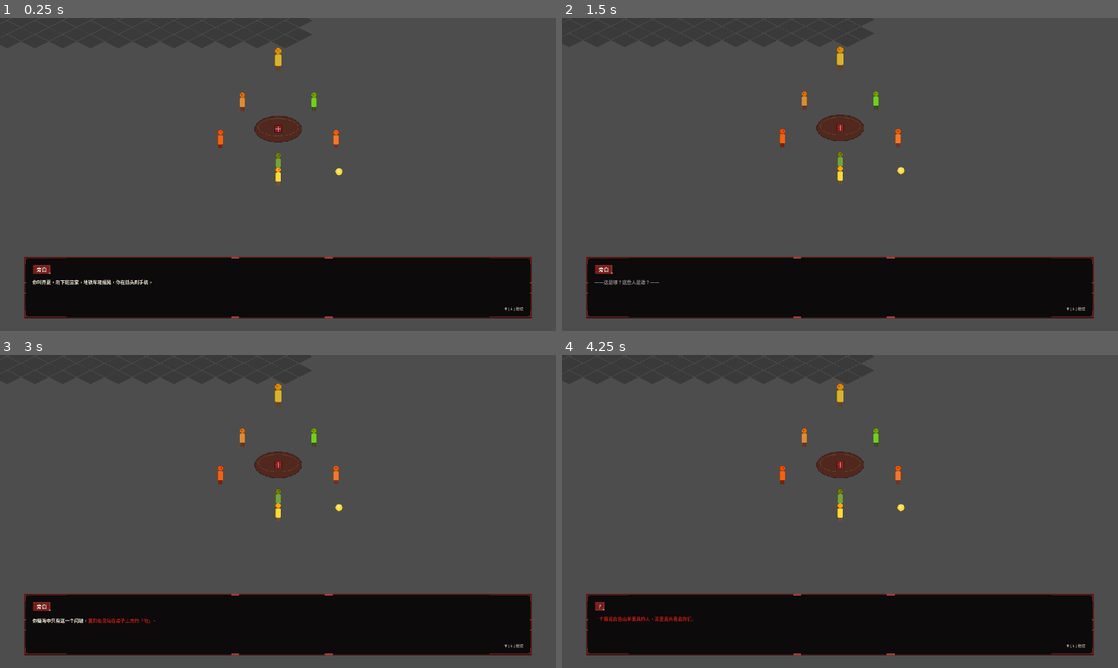
Above: before the commit, frames 1-4 (two rows, left to right).
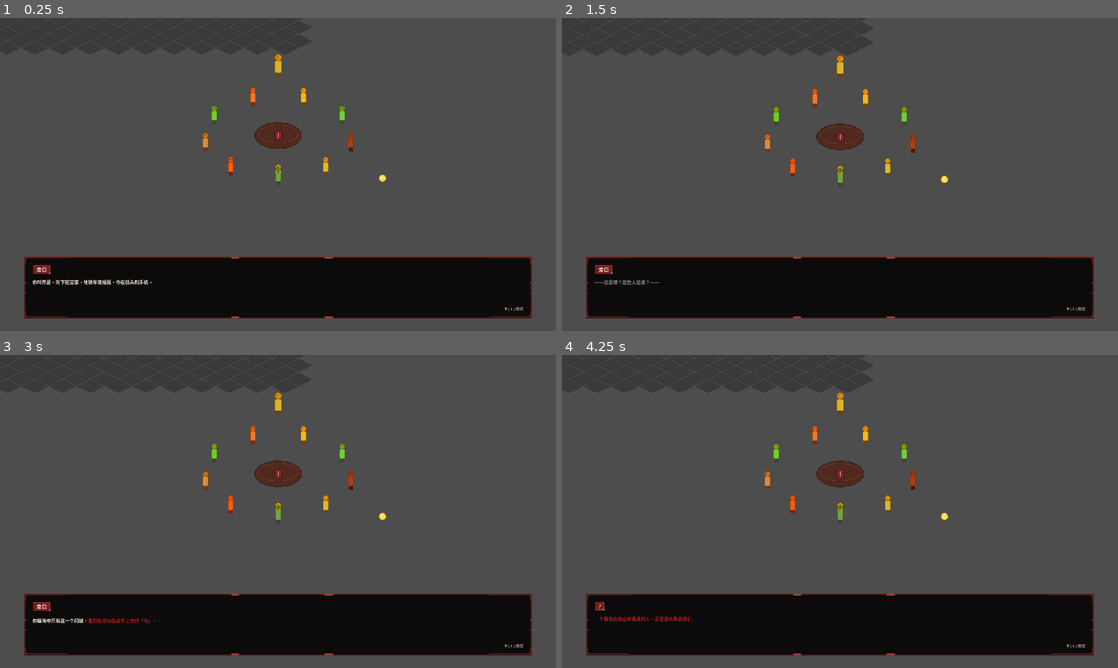
Above: after the commit, the same moments.

Repository: duancang8-ui/My-Game
Game: Godot game, scene res://src/scenes/world/interview_room.tscn
The game is run twice, just before and just after one commit, with the same random seed, the same clock (stepped at 60 frames per second) and the same inputs.
Inputs (mouse positions are in pixels of both pictures, inside the frame that each line leads up to):
- Up to frame 1 (0.25 s): no input
- Up to frame 2 (1.5 s): tap Enter at 0.5 s; move the mouse to (962, 158) at 0.52 s; hold D (move_right) 0.53-1.25 s; hold E (interact) 0.53-1.25 s; click (962, 158) at 0.67 s; tap Space at 1.25 s; drag from (728, 190) to (840, 165) at 1.27 s
- Up to frame 3 (3 s): tap Enter at 2 s; move the mouse to (333, 442) at 2.02 s; hold D (move_right) 2.03-2.75 s; tap Alt at 2.1 s; tap Space at 2.75 s; drag from (250, 574) to (222, 480) at 2.77 s
- Up to frame 4 (4.25 s): tap Enter at 3.5 s; move the mouse to (1006, 558) at 3.52 s; hold A (move_left) from 3.53 s (still down); hold E (interact) from 3.53 s (still down)

The runs differ from the first frame. In frame 1, 1.4% of the frame differs, in the area x 0-70%, y 0-54%; in frame 2, 1.5%; in frame 3, 1.5%; in frame 4, 1.5%.

Commit message:
feat(liar_game): P4.5 expand to 9 NPCs + random target + sheep hint system
User feedback: P4 hardcoded林檎 as the liar — let's match the original (10 NPCs).

✅ LiarNpcId: extended from 5 to 9 NPCs (added 韩一墨/章晨泽/赵海博/肖冉)
  - color_name_of() and trait_of() helpers for hint generation
  - random_target() picks from all 9
✅ LiarGameController._ready() randomizes liar_target_id when empty (test can override)
✅ DialogueDatabase: rewrote NPC dialogues to no longer point at lin_qin
  (instead: self-introduction + generic suspicion comments)
✅ Sheep hint system: after rules cutscene, orchestrator picks 1 of 3 hint templates
  pointing at the current random target (color/trait/description) and shows on HUD
✅ LevelHUD.set_sheep_hint(): persistent RichTextLabel row below progress
  (Toast was 2-second fade, would miss critical hint)
✅ Interview room scene: seat_radius 140→170, submit_marker 540→640 to fit 9 NPCs
✅ Tests: 46→48 (2 new for random target)
✅ E2E verification PASS: 9 NPCs spawn, random target valid, HUD tracks 9, all dialogues registered

Co-authored-by: Cursor <cursoragent@cursor.com>

Diff:
--- a/src/scenes/world/interview_room.tscn
+++ b/src/scenes/world/interview_room.tscn
@@ -28,8 +28,8 @@
 ground_layer_path = NodePath("../Ground")
 ysort_path = NodePath("../YSortContainer")
 table_position = Vector2(400, 280)
-seat_radius = 140.0
-submit_marker_position = Vector2(540, 380)
+seat_radius = 170.0
+submit_marker_position = Vector2(640, 380)
 
 [node name="DialogueBox" parent="." instance=ExtResource("3_dlgbox")]
 
@@ -62,7 +62,7 @@
 
 [node name="LevelHUD" type="CanvasLayer" parent="."]
 script = ExtResource("11_hud")
-npc_dialogue_ids = Array[String](["liar_chen_junnan", "liar_qiao_jiajin", "liar_zhang_lijuan", "liar_su_shan", "liar_lin_qin"])
+npc_dialogue_ids = Array[String](["liar_chen_junnan", "liar_qiao_jiajin", "liar_zhang_lijuan", "liar_su_shan", "liar_lin_qin", "liar_han_yimo", "liar_zhang_chenze", "liar_zhao_haibo", "liar_xiao_ran"])
 
 [node name="LiarGameController" type="Node" parent="."]
 script = ExtResource("6_ctrl")
--- a/src/scripts/dialogue/dialogue_database.gd
+++ b/src/scripts/dialogue/dialogue_database.gd
@@ -89,30 +89,52 @@
 # ⚠️ 这些台词是 AI 占位版，等 docs/source/2789.txt.zip 到位后批量替换为 Ch 1~5 原作摘录
 
 func _register_liar_game_dialogues() -> void:
+    # P4.5: NPC 对话改为只做自我介绍 + 一句通用感想（不暗示特定人）
+    # 真正指向靶子的"暗示"由人羊在规则讲完后单独给出（运行时根据随机靶子生成）
     _register_one_liar_npc(
         "liar_chen_junnan", "陈俊南",
         "我叫陈俊南，是个警察。被押来这之前我正在追一个贩毒嫌疑人。",
-        "（盯着林檎看了一会儿）那个女的不太对劲，她回答问题时眼神在飘。"
+        "我做警察十几年了，[color=#b71c1c]这种诡异的房间和山羊面具的家伙，连噩梦里都没见过[/color]。"
     )
     _register_one_liar_npc(
         "liar_qiao_jiajin", "乔家劲",
         "乔家劲，紫荆城混的。在这鬼地方多说一句都是浪费力气。",
-        "[color=#8b8b8b]（沉默了几秒）[/color]……苏闪。他全程在听别人说话，自己什么都没暴露。"
+        "[color=#8b8b8b]（沉默了几秒）[/color]……谁是说谎者？老子哪知道。投票就是了。"
     )
     _register_one_liar_npc(
         "liar_zhang_lijuan", "张丽娟",
         "我叫张丽娟，做技术的。被抓来时我正在公司加班。",
-        "陈警官说话很坦白，但乔先生那种人，[color=#b71c1c]在江湖上撒谎是本能[/color]。"
+        "我看了看每个人……[color=#888]坦白说，我谁都不敢相信[/color]。"
     )
     _register_one_liar_npc(
         "liar_su_shan", "苏闪",
         "苏闪，长沙刑警支队技术员。我刚才在记每个人说话时的微表情。",
-        "陈警官有几处停顿不自然。但林檎……她[color=#b71c1c]给我的感觉完全不像普通人[/color]。"
+        "数据不够。我能告诉你的是：[color=#b71c1c]这里没有人在「表面上」说谎[/color]——也就是说，靶子是被规则指定的。"
     )
     _register_one_liar_npc(
         "liar_lin_qin", "林檎",
         "我叫林檎，心理咨询师。被押来这之前刚做完一个家暴受害人案例。",
-        "[color=#888]（轻轻一笑）[/color]我做的是倾听者的工作，不太适合评价别人是否在说谎呢。"
+        "[color=#888]（轻轻一笑）[/color]我做的是倾听者的工作，不太适合评价别人。\n至于谁是说谎者……[color=#b71c1c]或许人羊说的「规则」本身才是谜底[/color]。"
+    )
+    _register_one_liar_npc(
+        "liar_han_yimo", "韩一墨",
+        "韩一墨。",
+        "[color=#888]……[/color]"
+    )
+    _register_one_liar_npc(
+        "liar_zhang_chenze", "章晨泽",
+        "我是章晨泽，律师。被抓来时我正在准备一个集体诉讼。",
+        "「靶子」是规则指定的概念——这意味着任何人都可能是。[color=#b71c1c]我们其实在玩一个无解的游戏[/color]。"
+    )
+    _register_one_liar_npc(
+        "liar_zhao_haibo", "赵海博",
+        "赵海博，神经外科医生。我对脑科很专业，但对这种「游戏」是外行。",
+        "如果非要我说……[color=#b71c1c]我注意人羊给暗示的时候，他眼神瞟过的方向[/color]。也许那才是关键。"
+    )
+    _register_one_liar_npc(
+        "liar_xiao_ran", "肖冉",
+        "肖冉。我是幼儿园老师。被抓来这之前我在……做一些不太能说的事。",
+        "[color=#888]（她突然停下，目光转向地面）[/color]……每个人都有秘密，不是吗？"
     )
 
 func _register_one_liar_npc(dialogue_id: String, speaker_name: String, intro_text: String, hint_text: String) -> void:
--- a/src/scripts/liar_game/liar_game_controller.gd
+++ b/src/scripts/liar_game/liar_game_controller.gd
@@ -11,7 +11,7 @@
 enum State { PLAYING, SUBMITTED }
 enum Result { NONE, WIN, LOSE }
 
-@export var liar_target_id: String = ""   ## 由场景或 Inspector 设置；空则使用 LiarNpcId.LIAR_ID
+@export var liar_target_id: String = ""   ## 测试可覆盖固定靶子；空则在 _ready 时随机生成
 
 var state: int = State.PLAYING
 var last_result: int = Result.NONE
@@ -19,7 +19,7 @@
 
 func _ready() -> void:
     if liar_target_id == "":
-        liar_target_id = LiarNpcId.LIAR_ID
+        liar_target_id = LiarNpcId.random_target()
 
 func submit_vote(target_id: String) -> void:
     if state == State.SUBMITTED:
--- a/src/scripts/liar_game/liar_game_orchestrator.gd
+++ b/src/scripts/liar_game/liar_game_orchestrator.gd
@@ -84,8 +84,28 @@
 func _enable_gameplay() -> void:
     if _hud != null:
         _hud.visible = true
-    if Toast != null:
-        Toast.show_info("和 5 个人都谈谈，然后到桌前提交答案。")
+    _show_sheep_hint()
+    if Toast != null:
+        Toast.show_info("和 9 个人都谈谈，然后到桌前提交答案。")
+
+func _show_sheep_hint() -> void:
+    # 人羊在规则讲完后，给一句指向真靶子的隐晦暗示
+    # 永久显示在 HUD 副位置（Toast 2 秒会消失，怕玩家错过）
+    var target: String = ""
+    if _ctrl != null:
+        target = _ctrl.liar_target_id
+    if target == "":
+        return
+    var hints: Array = [
+        "[color=#ff9999]（人羊低声说）我的「目光」碰巧停在了穿 [color=#ffd93d]%s[/color] 衣服的那位身上……[/color]" % LiarNpcId.color_name_of(target),
+        "[color=#ff9999]（人羊压低声音）你也许该留意 [color=#ffd93d]%s[/color]。[/color]" % LiarNpcId.trait_of(target),
+        "[color=#ff9999]（人羊不动声色）规则……总会指向最不像「说谎者」的那个人。比如 [color=#ffd93d]%s 衣服的那位[/color]。[/color]" % LiarNpcId.color_name_of(target),
+    ]
+    var rng := RandomNumberGenerator.new()
+    rng.randomize()
+    var hint: String = hints[rng.randi() % hints.size()]
+    if _hud != null and _hud.has_method("set_sheep_hint"):
+        _hud.set_sheep_hint(hint)
 
 func _connect_all_interactables(node: Node) -> void:
     if node is Interactable:
--- a/src/scripts/liar_game/liar_npc_id.gd
+++ b/src/scripts/liar_game/liar_npc_id.gd
@@ -1,16 +1,23 @@
 class_name LiarNpcId
 extends RefCounted
 
-# 「说谎者」关卡的 5 名其他囚徒（不含主理人张强）
-# 占位元数据；对话内容存于 DialogueDatabase；台词为 AI 占位待 P3.5③ 完成后用原作 Ch 1~5 真实摘录批量替换
+# 「说谎者」关卡的 9 名其他囚徒（齐夏 + 9 = 10，符合原作）
+# P4.5 扩展自 P4 的 5 名版本
 
 const CHEN_JUNNAN: String = "chen_junnan"
 const QIAO_JIAJIN: String = "qiao_jiajin"
 const ZHANG_LIJUAN: String = "zhang_lijuan"
 const SU_SHAN: String = "su_shan"
 const LIN_QIN: String = "lin_qin"
+const HAN_YIMO: String = "han_yimo"
+const ZHANG_CHENZE: String = "zhang_chenze"
+const ZHAO_HAIBO: String = "zhao_haibo"
+const XIAO_RAN: String = "xiao_ran"
 
-const ALL: Array = [CHEN_JUNNAN, QIAO_JIAJIN, ZHANG_LIJUAN, SU_SHAN, LIN_QIN]
+const ALL: Array = [
+    CHEN_JUNNAN, QIAO_JIAJIN, ZHANG_LIJUAN, SU_SHAN, LIN_QIN,
+    HAN_YIMO, ZHANG_CHENZE, ZHAO_HAIBO, XIAO_RAN,
+]
 
 const NAMES: Dictionary = {
     CHEN_JUNNAN: "陈俊南",
@@ -18,32 +25,79 @@
     ZHANG_LIJUAN: "张丽娟",
     SU_SHAN: "苏闪",
     LIN_QIN: "林檎",
+    HAN_YIMO: "韩一墨",
+    ZHANG_CHENZE: "章晨泽",
+    ZHAO_HAIBO: "赵海博",
+    XIAO_RAN: "肖冉",
 }
 
-# 用 modulate 颜色区分 5 名占位 sprite
 const COLORS: Dictionary = {
-    CHEN_JUNNAN: Color(0.45, 0.75, 1.0),
-    QIAO_JIAJIN: Color(0.95, 0.45, 0.30),
-    ZHANG_LIJUAN: Color(0.85, 0.65, 0.95),
-    SU_SHAN: Color(0.45, 0.95, 0.55),
-    LIN_QIN: Color(0.95, 0.55, 0.75),
+    CHEN_JUNNAN: Color(0.45, 0.75, 1.0),    ## 蓝
+    QIAO_JIAJIN: Color(0.95, 0.45, 0.30),   ## 橙
+    ZHANG_LIJUAN: Color(0.85, 0.65, 0.95),  ## 紫
+    SU_SHAN: Color(0.45, 0.95, 0.55),       ## 绿
+    LIN_QIN: Color(0.95, 0.55, 0.75),       ## 粉
+    HAN_YIMO: Color(0.95, 0.85, 0.30),      ## 金
+    ZHANG_CHENZE: Color(0.45, 0.95, 0.95),  ## 青
+    ZHAO_HAIBO: Color(0.65, 0.30, 0.30),    ## 暗红
+    XIAO_RAN: Color(0.85, 0.85, 0.80),      ## 白灰
 }
 
-# 关卡的"靶子"——按原作设定林檎是青龙安插的"针"
-# P4 占位硬编码；P5+ 可由 LiarGameController 改为随机生成或场景配置
-const LIAR_ID: String = LIN_QIN
+# 每个 NPC 的"颜色名字描述"（用于人羊暗示模板里：靶子的衣服颜色）
+const COLOR_NAMES: Dictionary = {
+    CHEN_JUNNAN: "蓝色",
+    QIAO_JIAJIN: "橙色",
+    ZHANG_LIJUAN: "紫色",
+    SU_SHAN: "绿色",
+    LIN_QIN: "粉色",
+    HAN_YIMO: "金色",
+    ZHANG_CHENZE: "青色",
+    ZHAO_HAIBO: "暗红色",
+    XIAO_RAN: "灰白色",
+}
 
-# 每个 NPC 对应的 dialogue_id（用于 Interactable.dialogue_id）
+# 每个 NPC 的"特征描述"（用于人羊暗示模板）
+const TRAITS: Dictionary = {
+    CHEN_JUNNAN: "看起来像个警察的男人",
+    QIAO_JIAJIN: "一脸混不吝的江湖气",
+    ZHANG_LIJUAN: "戴眼镜的技术员气质",
+    SU_SHAN: "一直在观察别人的男人",
+    LIN_QIN: "气质平静的年轻女人",
+    HAN_YIMO: "话很少的一墨",
+    ZHANG_CHENZE: "穿着律师装束的男人",
+    ZHAO_HAIBO: "目光锐利的男人",
+    XIAO_RAN: "面相温和的女人",
+}
+
+# 每个 NPC 对应的 dialogue_id
 const DIALOGUE_IDS: Dictionary = {
     CHEN_JUNNAN: "liar_chen_junnan",
     QIAO_JIAJIN: "liar_qiao_jiajin",
     ZHANG_LIJUAN: "liar_zhang_lijuan",
     SU_SHAN: "liar_su_shan",
     LIN_QIN: "liar_lin_qin",
+    HAN_YIMO: "liar_han_yimo",
+    ZHANG_CHENZE: "liar_zhang_chenze",
+    ZHAO_HAIBO: "liar_zhao_haibo",
+    XIAO_RAN: "liar_xiao_ran",
 }
+
+# 关卡的"靶子" —— P4.5 改为运行时随机生成（不再硬编码）
+# 测试时可通过 LiarGameController.liar_target_id 覆盖固定值
+static func random_target(rng: RandomNumberGenerator = null) -> String:
+    if rng == null:
+        rng = RandomNumberGenerator.new()
+        rng.randomize()
+    return ALL[rng.randi() % ALL.size()]
 
 static func name_of(npc_id: String) -> String:
     return NAMES.get(npc_id, npc_id)
 
+static func color_name_of(npc_id: String) -> String:
+    return COLOR_NAMES.get(npc_id, "未知颜色")
+
+static func trait_of(npc_id: String) -> String:
+    return TRAITS.get(npc_id, "未知")
+
 static func dialogue_id_of(npc_id: String) -> String:
     return DIALOGUE_IDS.get(npc_id, "")
--- a/src/scripts/ui/level_hud.gd
+++ b/src/scripts/ui/level_hud.gd
@@ -12,6 +12,8 @@
 var _panel: PanelContainer
 var _progress_label: Label
 var _hint_label: Label
+var _sheep_hint_label: RichTextLabel
+var _sheep_hint_text: String = ""
 
 func _ready() -> void:
     layer = 5
@@ -67,6 +69,22 @@
     _hint_label.text = hint_text
     vbox.add_child(_hint_label)
 
+    _sheep_hint_label = RichTextLabel.new()
+    _sheep_hint_label.bbcode_enabled = true
+    _sheep_hint_label.fit_content = true
+    _sheep_hint_label.scroll_active = false
+    _sheep_hint_label.custom_minimum_size = Vector2(540, 0)
+    _sheep_hint_label.add_theme_font_size_override("normal_font_size", 13)
+    _sheep_hint_label.add_theme_color_override("default_color", Color(0.95, 0.45, 0.45))
+    _sheep_hint_label.visible = false
+    vbox.add_child(_sheep_hint_label)
+
+func set_sheep_hint(text: String) -> void:
+    _sheep_hint_text = text
+    if _sheep_hint_label != null:
+        _sheep_hint_label.text = text
+        _sheep_hint_label.visible = (text != "")
+
 func _refresh() -> void:
     var gs = get_node_or_null("/root/GameState")
     if gs == null:
--- a/tests/unit/test_liar_game_controller.gd
+++ b/tests/unit/test_liar_game_controller.gd
@@ -6,9 +6,21 @@
 
 func before_each() -> void:
     ctrl = ControllerScript.new()
-    ctrl.liar_target_id = LiarNpcId.LIN_QIN  # 固定靶子
+    ctrl.liar_target_id = LiarNpcId.LIN_QIN  # 固定靶子用于测试
     add_child_autofree(ctrl)
     ctrl._ready()
+
+func test_random_target_picks_from_all_npcs() -> void:
+    var picked: String = LiarNpcId.random_target()
+    assert_true(LiarNpcId.ALL.has(picked), "随机靶子必须是 9 名 NPC 之一")
+
+func test_default_random_target_when_empty() -> void:
+    # 当 export 字段为空时，_ready 应随机生成
+    var c: LiarGameController = ControllerScript.new()
+    c.liar_target_id = ""
+    add_child_autofree(c)
+    c._ready()
+    assert_true(LiarNpcId.ALL.has(c.liar_target_id), "_ready 后 liar_target_id 应该是有效 NPC id")
 
 func test_default_state_is_playing() -> void:
     assert_eq(ctrl.state, LiarGameController.State.PLAYING)
Not shown, added: docs/tech-verification-p4.5/report.md
